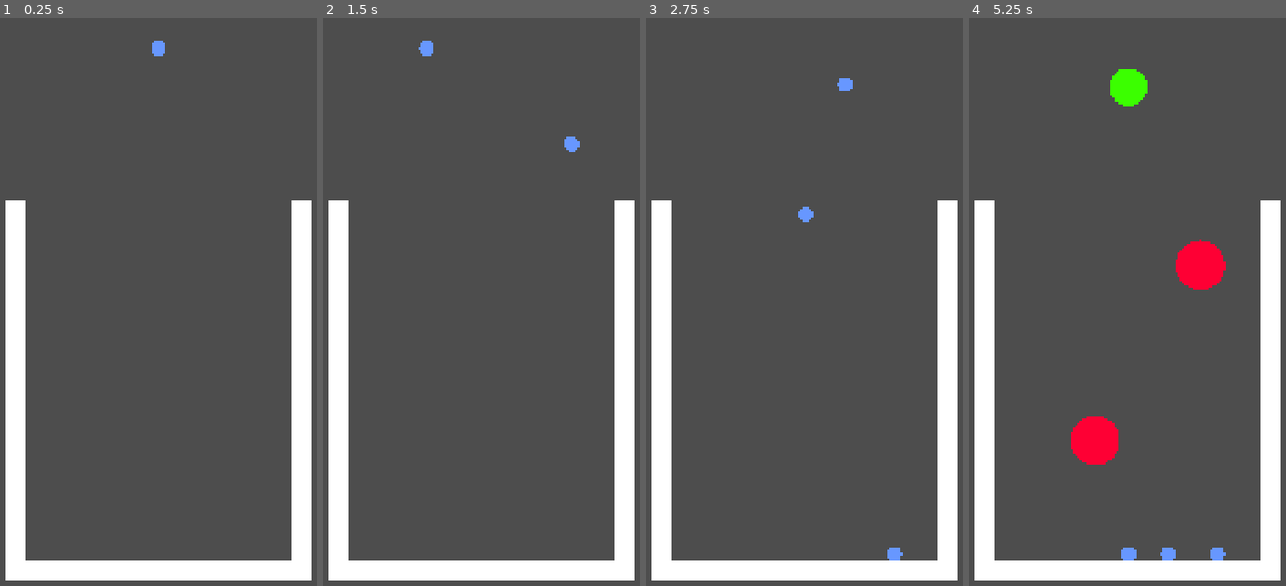
Above: before the commit, frames 1-4 (left to right).
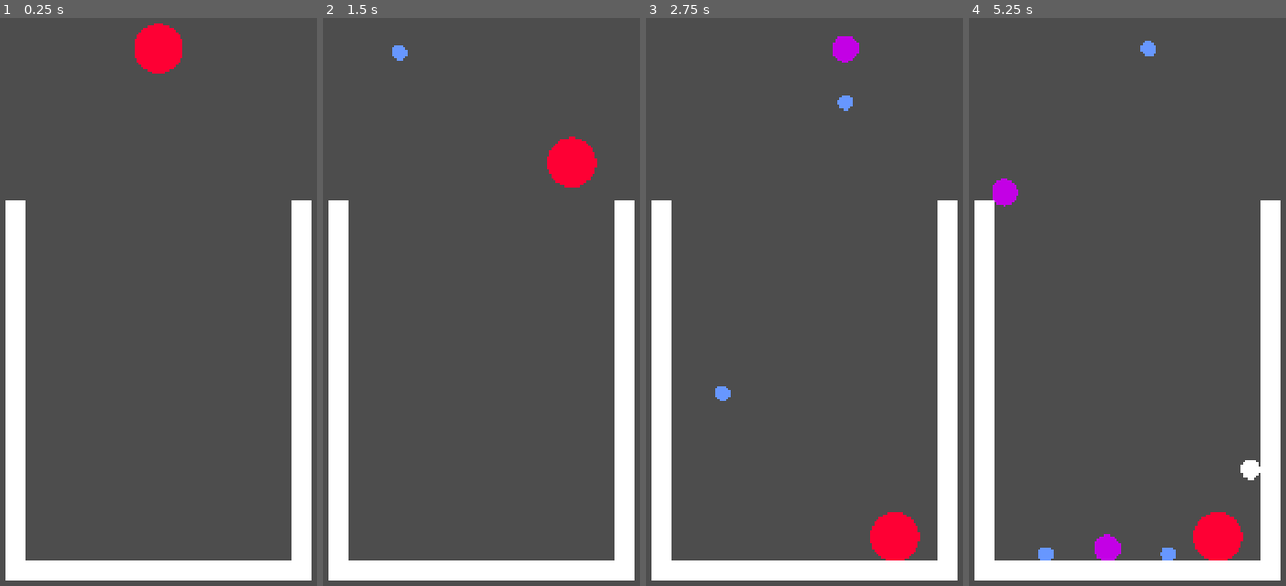
Above: after the commit, the same moments.

Repository: petrsek/Merge-Ball
Game: Godot game, scene res://scenes/endless_mode.tscn
Two runs of this game, one before a commit and one after it. Both use one fixed random seed, a clock stepped at 60 frames per second and the inputs below.
Inputs (mouse positions are in pixels of both pictures, inside the frame that each line leads up to):
- Up to frame 1 (0.25 s): no input
- Up to frame 2 (1.5 s): tap Enter at 0.5 s; move the mouse to (570, 222) at 0.52 s; click (570, 222) at 0.67 s; drag from (399, 296) to (481, 188) at 1.27 s
- Up to frame 3 (2.75 s): move the mouse to (845, 103) at 2.02 s; click (845, 103) at 2.17 s
- Up to frame 4 (5.25 s): drag from (1108, 409) to (1003, 154) at 2.77 s; move the mouse to (1251, 370) at 3.52 s; click (1251, 370) at 3.67 s; drag from (1003, 154) to (1127, 188) at 4.27 s; move the mouse to (1146, 262) at 5.02 s; click (1146, 262) at 5.17 s

The runs differ from the first frame. In frame 1, 1.1% of the frame differs, in the area x 42-58%, y 0-10%; in frame 2, 1.3%; in frame 3, 1.8%; in frame 4, 4.9%, in the area x 7-92%, y 4-96%.

Commit message:
Added comment documentation and cleaned up duplicit code

Diff:
--- a/scenes/endless_mode.tscn
+++ b/scenes/endless_mode.tscn
@@ -1,6 +1,6 @@
 [gd_scene format=3 uid="uid://u5w4oxwc6ggi"]
 
-[ext_resource type="Script" uid="uid://db61y3fy84uff" path="res://scripts/ball_handler.gd" id="1_spjlh"]
+[ext_resource type="Script" uid="uid://db61y3fy84uff" path="res://scripts/game_controller.gd" id="1_spjlh"]
 [ext_resource type="Script" uid="uid://hsim6v8gry5r" path="res://scripts/bottom_border.gd" id="2_7cy05"]
 [ext_resource type="Script" uid="uid://bbitrtdh324c8" path="res://scripts/container_top_area.gd" id="2_ci4il"]
 
@@ -14,7 +14,7 @@
 outline_size = 16
 outline_color = Color(0, 0, 0, 1)
 
-[node name="Node2D" type="Node2D" unique_id=1808142764 node_paths=PackedStringArray("game_over_timer", "game_over_label")]
+[node name="GameController" type="Node2D" unique_id=1808142764 node_paths=PackedStringArray("game_over_timer", "game_over_label")]
 script = ExtResource("1_spjlh")
 game_over_timer = NodePath("GameOverTimer")
 game_over_label = NodePath("CenterContainer/Label")
@@ -43,9 +43,10 @@
 [node name="Camera2D" type="Camera2D" parent="." unique_id=196993435]
 offset = Vector2(540, 960)
 
-[node name="BottomBorder" type="Area2D" parent="." unique_id=157230159]
+[node name="BottomBorder" type="Area2D" parent="." unique_id=157230159 node_paths=PackedStringArray("game_over_timer")]
 position = Vector2(0, 2920)
 script = ExtResource("2_7cy05")
+game_over_timer = NodePath("../GameOverTimer")
 
 [node name="CollisionShape2D" type="CollisionShape2D" parent="BottomBorder" unique_id=1950182699]
 shape = SubResource("WorldBoundaryShape2D_q2b0o")
--- a/scripts/ball_handler.gd
+++ /dev/null
@@ -1,114 +0,0 @@
-extends Node2D
-
-@export var game_over_timer: Timer
-@export var game_over_label: Label
-
-@export var ball_top_offset: int = 400
-@onready var ball_scene = preload("res://components/base-ball.tscn")
-var ball: Ball
-
-var game_ending: bool = false
-var game_over: bool = false
-
-var should_drop: bool = false
-
-func _ready():
-	ReadyBall()
-
-# Called every frame. 'delta' is the elapsed time since the previous frame.
-func _process(_delta):
-	if !game_over and ball != null:
-		ball.global_position.x = GetMouseXPos()
-		if should_drop:
-			DropBall()
-			should_drop = false
-
-	game_over_label.visible = game_ending
-	if game_ending && !game_over:
-		game_over_label.text = "%d" % ceil(game_over_timer.time_left)
-	if game_over:
-		game_over_label.label_settings.font_color = Color("red")
-		game_over_label.text = "GAME\nOVER"
-
-func GetMouseXPos():
-	return clampf(get_global_mouse_position().x, 200, 880)
-
-
-func _input(event):
-	if !game_over:
-		if event is InputEventMouseButton:
-			if event.button_index == MouseButton.MOUSE_BUTTON_LEFT && !event.pressed:
-				should_drop = true
-		if event is InputEventScreenTouch:
-			if !event.pressed:
-				should_drop = true
-	else:
-		if event.is_pressed():
-			RestartScene()
-
-func RestartScene():
-	get_tree().reload_current_scene()
-
-func DropBall():
-	if ball == null:
-		return
-	ball.Drop()
-	ball = null
-	await get_tree().create_timer(.5).timeout
-	ReadyBall()
-
-## Generates a new ball and saves it to the [ball] variable
-##
-## Ball is generated at y = [ball_top_offset] and x = global_mous_position.x
-## Level is random
-func ReadyBall():
-	var level = GetNextLevel()
-	var glob_pos = Vector2(GetMouseXPos(), ball_top_offset)
-	var new_ball = CreateBall(glob_pos, level)
-	ball = new_ball
-	self.add_child.call_deferred(ball)
-
-func CreateBall(glob_pos: Vector2, level: int):
-	var new_ball: Ball = ball_scene.instantiate()
-	assert(new_ball is Ball)
-	new_ball.collision_with_same_ball.connect(_on_same_ball_collision)
-	new_ball.level = level
-	new_ball.global_position = glob_pos
-	return new_ball
-
-
-func _on_same_ball_collision(ball1: Ball, ball2: Ball):
-	if ball1.is_queued_for_deletion() || ball2.is_queued_for_deletion():
-		return
-	var pos = (ball1.global_position + ball2.global_position) / 2
-	var level = (ball1.level + 1) % Ball.level_dict.size()
-	ball1.queue_free()
-	ball2.queue_free()
-	var new_ball = CreateBall(pos, level)
-	new_ball.Drop()
-	self.add_child.call_deferred(new_ball)
-
-func GetNextLevel():
-	var rand = randf()
-	var level: int = 4
-	for i in range(1, 6):
-		if rand > 1 / float(i + 1):
-			level = i - 1
-			break
-	return level
-
-
-func _on_timer_to_countdown_timeout() -> void:
-	if game_ending:
-		return
-	game_over_timer.start()
-	game_ending = true
-
-
-func _on_container_top_area_stop_countdown() -> void:
-	game_over_timer.stop()
-	game_ending = false
-
-
-func _on_game_over_timer_timeout() -> void:
-	game_over = true
--- a/scripts/base_ball.gd
+++ b/scripts/base_ball.gd
@@ -1,16 +1,21 @@
 class_name Ball
+extends RigidBody2D
+## Represents a ball and its functionality
+##
+## Handles collison checking, ball behaviour and
+## setting all its nodes to correct level
 
-extends RigidBody2D
-
+## Emitted on collision with another [Ball] with identical [member Ball.level]
 signal collision_with_same_ball(ball1: Ball, ball2: Ball)
 
-@export var base_draw_component: Node2D
-@export var collider: CollisionShape2D
-@export var level: int = 0
+@export var base_draw_component: Node2D ## Node handling drawing
+@export var collider: CollisionShape2D ## Node handling collisions
+@export var level: int = 0 ## Level of this ball
 
 func _ready():
 	UpdateLevel()
 
+## lookup table for ball radiuses based on level
 const level_dict = [
 	20,
 	25,
@@ -24,19 +29,22 @@
 	175
 	]
 
+## Sets this ball and its components to current level
 func UpdateLevel():
+	level = level % level_dict.size() # resets level to 0 when max reached
 	var r = level_dict[level % level_dict.size()]
 	base_draw_component.radius = r
 	base_draw_component.level = level
 	var collider_shape = CircleShape2D.new()
 	collider_shape.radius = r
 	collider.shape = collider_shape
-	mass = r
+	mass = r # not realistic, but feels better
 
 func _on_body_entered(body):
 	if body is Ball && self.level == body.level:
 		collision_with_same_ball.emit(self, body)
 
+## Unfreezes the ball and lets it drop and interact with environment
 func Drop():
 	self.freeze = false
 	collider.disabled = false
--- a/scripts/bottom_border.gd
+++ b/scripts/bottom_border.gd
@@ -1,5 +1,10 @@
+class_name BottomBorder
 extends Area2D
+## [Area2D] that frees all bodies that enter it
+## and ends game when that happens
 
+@export var game_over_timer : Timer ## Timer responsible for ending game
 
 func _on_body_entered(body: Node2D) -> void:
 	body.queue_free()
+	game_over_timer.timeout.emit()
--- a/scripts/container_top_area.gd
+++ b/scripts/container_top_area.gd
@@ -1,8 +1,18 @@
+class_name ContainerTopArea
 extends Area2D
+## This [Area2D] detects overlapping [PhysicsBody2D] and
+## controls [member ContainerTopArea.timer_to_countdown] base on
+## overlapping body count
 
+## The timer which is activated when there are bodies in this area
+## [br][br]
+## [b]Note:[/b] This timer should act as a time buffer to filter out
+## bodies only falling through the area.
+## It does not handle actual game over timeout.
 @export var timer_to_countdown: Timer
 
-signal stop_countdown
+signal stop_countdown ## Emitted when all bodies leave the area
+
 
 func _physics_process(_delta: float) -> void:
 	var collider_count = get_overlapping_bodies().size()
--- a/scripts/draw_circle.gd
+++ b/scripts/draw_circle.gd
@@ -1,15 +1,28 @@
+class_name Circle2D
 extends Node2D
+## 2D Component which draws a circle.
+##
+## This component draws a circle of
+## [member Circle2D.radius] radius with center at this components
+## [member Node2D.position][br]
+## The colour is picked based on [member Circle2D.level] from
+## [member Circle2D.color_lut]
 
-@export var radius: int:
+@export var radius: int: ## The radius of the circle (in pixels)
 	set(val):
 		radius = val
 		queue_redraw()
 
-@export var level: int = 0:
+@export var level: int = 0: ## The level of the ball (for colour picking)
 	set(val):
 		level = val
 		queue_redraw()
-const color_lut: Array[Color] = [
+
+## The lookup table for picking color
+## [br][br]
+## [b]Note:[/b] The level does not necessarily
+## have to match [member color_lut.size()].
+@export var color_lut: Array[Color] = [
 	Color("6797ffff"),
 	Color("ffffffff"),
 	Color("c300e5ff"),
--- /dev/null
+++ b/scripts/game_controller.gd
@@ -0,0 +1,134 @@
+class_name GameController
+extends Node2D
+## Responsible for running the game
+##
+## Handles user input, manages ball generation and game state
+
+@export var game_over_timer: Timer ## [Timer] for game over countdown
+@export var game_over_label: Label ## [Label] for game over text
+
+@export var ball_top_offset: int = 400 ## height (from top) of the ball before dropping
+@onready var ball_scene = preload("res://components/base-ball.tscn") ## Base ball scene (level 0)
+var ball: Ball ## New ball currently being controlled by player
+
+var game_ending: bool = false ## indicates whether there is a ball in ContainerTopArea
+var game_over: bool = false ## indicates whether the game has ended
+
+var should_drop: bool = false ## indicates whether the player has pressed a button to drop ball
+
+@export var ball_min_x: int = 200 ## min global_position.x new ball will move to
+@export var ball_max_x: int = 880 ## max global_position.x new ball will move to
+
+func _ready():
+	ReadyBall()
+
+# Called every frame. 'delta' is the elapsed time since the previous frame.
+func _process(_delta):
+	# if game is running and there is a ball move it horizontally with mouse
+	if !game_over and ball != null:
+		ball.global_position.x = GetMouseXPos()
+		if should_drop: # drop if requested
+			DropBall()
+			should_drop = false
+
+	# show countdown and game over
+	game_over_label.visible = game_ending
+	if game_ending && !game_over:
+		game_over_label.text = "%d" % ceil(game_over_timer.time_left)
+	if game_over:
+		game_over_label.label_settings.font_color = Color("red")
+		game_over_label.text = "GAME\nOVER"
+
+## Returns global mouse x position clamped between [member GameController.ball_min_x] and [member GameController.ball_max_x]
+func GetMouseXPos():
+	return clampf(get_global_mouse_position().x, ball_min_x, ball_max_x)
+
+
+func _input(event):
+	if !game_over:
+		if event is InputEventMouseButton:
+			if event.button_index == MouseButton.MOUSE_BUTTON_LEFT && event.pressed:
+				should_drop = true
+		if event is InputEventScreenTouch:
+			# waits for release to allow for dragging to move the ball
+			if !event.pressed:
+				should_drop = true
+	else:
+		if event.is_pressed():
+			RestartScene()
+
+## Reloads current scene
+func RestartScene():
+	get_tree().reload_current_scene()
+
+## Lets the current ball drop and prepares a new one (after delay)
+func DropBall():
+	if ball == null:
+		return
+	ball.Drop()
+	ball = null
+	await get_tree().create_timer(.5).timeout
+	ReadyBall()
+
+## Generates a new [Ball] and saves it to the [member GameController.ball]
+## [br][br]
+## [Ball] is generated at y = [member GameController.ball_top_offset] and x = [method GameController.GetMouseXPos] [br]
+## Level is generated by [method GameController.GetNextLevel]
+func ReadyBall():
+	var level = GetNextLevel()
+	var glob_pos = Vector2(GetMouseXPos(), ball_top_offset)
+	var new_ball = CreateBall(glob_pos, level)
+	ball = new_ball
+	self.add_child.call_deferred(ball)
+
+## Returns a new [Ball] of specified [param level] on [param glob_pos] global position
+func CreateBall(glob_pos: Vector2, level: int):
+	var new_ball: Ball = ball_scene.instantiate()
+	new_ball.collision_with_same_ball.connect(_on_same_ball_collision)
+	new_ball.level = level
+	new_ball.global_position = glob_pos
+	return new_ball
+
+## Deletes both balls and adds a new one of higher level in the middle of their original positions
+func _on_same_ball_collision(ball1: Ball, ball2: Ball):
+	# check if already handled
+	if ball1.is_queued_for_deletion() || ball2.is_queued_for_deletion():
+		return
+	var pos = (ball1.global_position + ball2.global_position) / 2
+	var level = (ball1.level + 1)
+	ball1.queue_free()
+	ball2.queue_free()
+	var new_ball = CreateBall(pos, level)
+	new_ball.Drop() # make ball interact with environment
+	self.add_child.call_deferred(new_ball)
+
+## Returns randomly generated balue beween 0 and 4.
+## The pobability function follow a hyperbolic curve
+func GetNextLevel():
+	var rand = randf()
+	var level: int = 4
+	for i in range(1, 6):
+		if rand > 1 / float(i + 1):
+			level = i - 1
+			break
+	return level
+
+## Starts the countdown to end game [br]
+## Is called when a body spends too long in [ContainerTopArea]
+func _on_timer_to_countdown_timeout() -> void:
+	if game_ending:
+		return
+	game_over_timer.start()
+	game_ending = true
+
+## Stops game over countdown [br]
+## Called when all bodies leave [ContainerTopArea]
+func _on_container_top_area_stop_countdown() -> void:
+	if !game_over_timer.is_stopped():
+		game_over_timer.stop()
+	game_ending = false
+
+## Ends game
+## Called on [member GameController.game_over_timer].timeout
+func _on_game_over_timer_timeout() -> void:
+	game_over = true
Renamed: scripts/ball_handler.gd.uid -> scripts/game_controller.gd.uid
